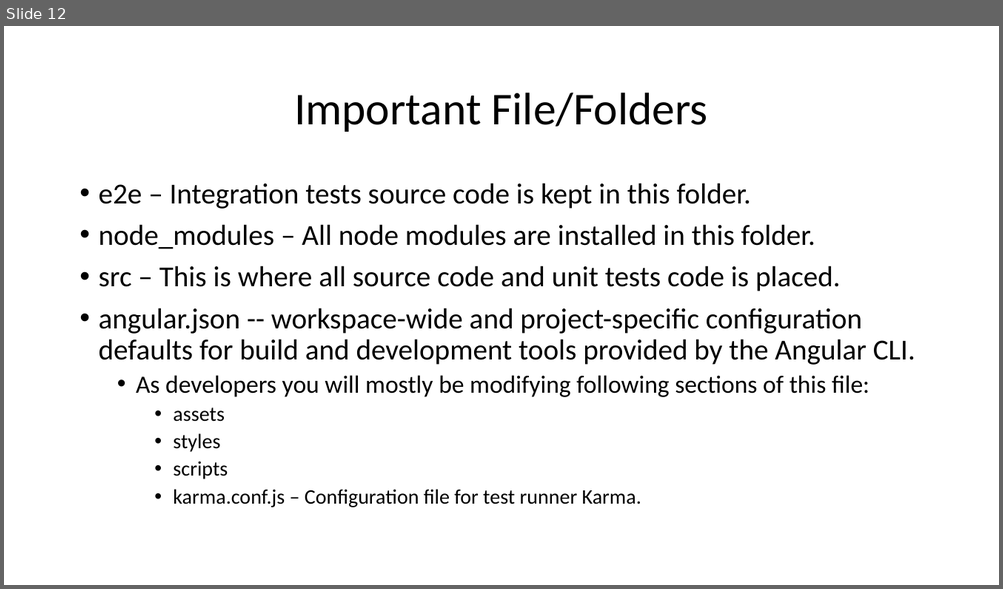
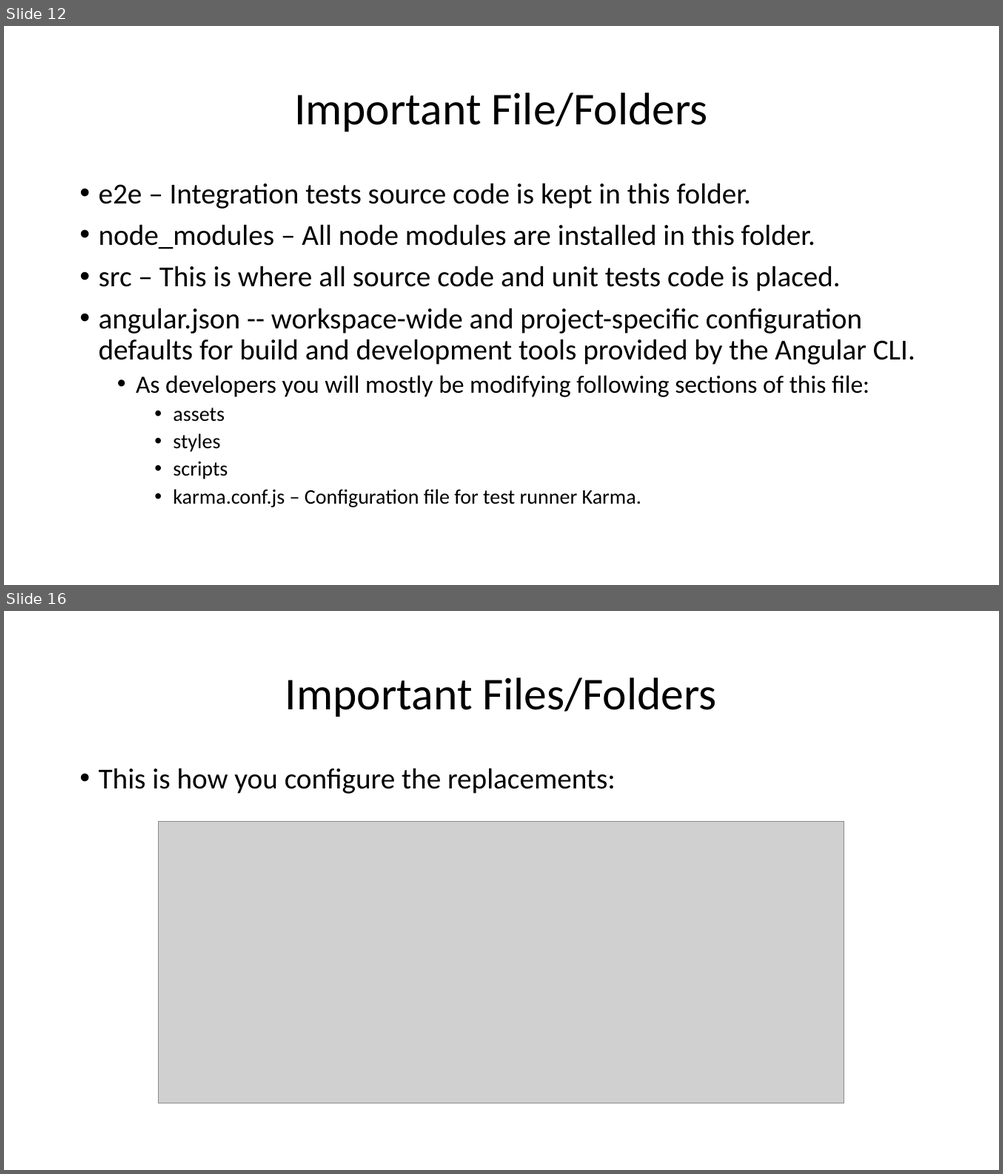
Before and after one commit to kontacthimanshu/angular-fundamentals, a slide deck: PPTs/02-AngularIntroduction.pptx. Shown one above the other, each under a label of ours: slide 12 before the commit, slides 12 and 16 after it; the slides between them are not shown. The pictures are 1003x589 and 1003x1174 pixels, drawn with LibreOffice and Linux fonts; fonts in the diff are those of the drawing; grey boxes stand for pictures. Boxes give left, top, right and bottom in pixels: in the first picture for what was removed or moved away, otherwise in the second. Text is boxed around its words. In the diff, an @@ line names an element or a change of style, - is before the commit and + after.

```diff
--- a/PPTs/02-AngularIntroduction.pptx
+++ b/PPTs/02-AngularIntroduction.pptx
@@ slide 16 added at (4, 611, 999, 1170), background #FFFFFF @@
@@ title added at (285, 678, 717, 717), 44 pt, text #000000 @@
+Important Files/Folders
@@ text added at (99, 768, 615, 794), 28 pt, text #000000 @@
+• This is how you configure the replacements:
@@ picture added at (159, 821, 844, 1103) @@
```
Also in this commit, not shown: 1 slide changed, 5 other slides added, 7 other files.
